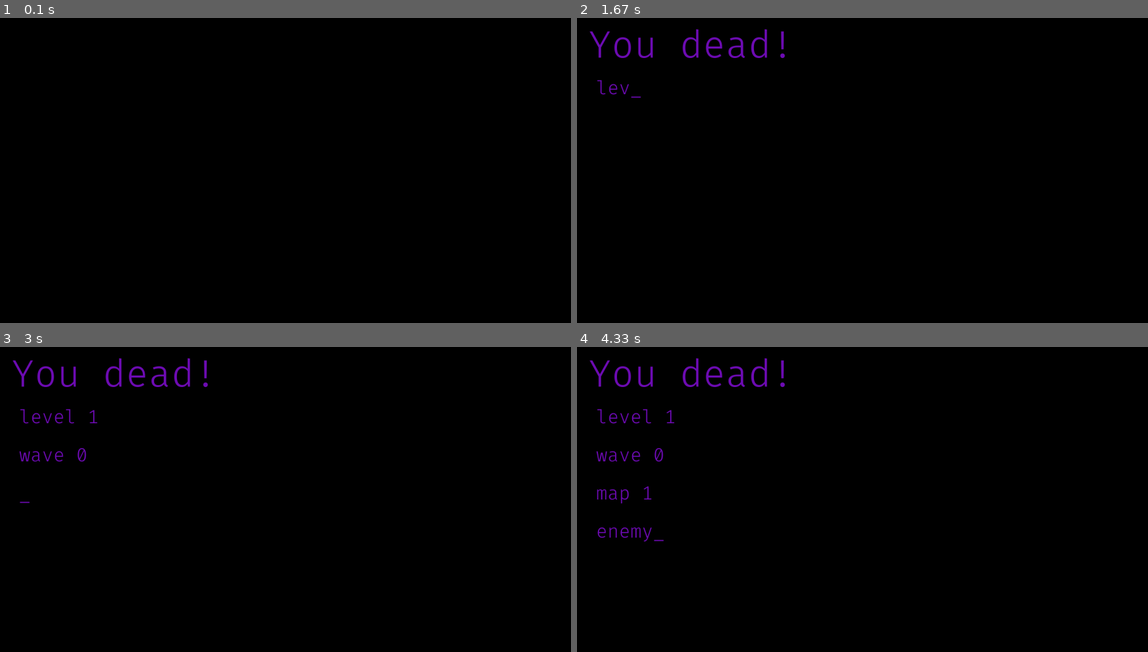
Above: before the commit, frames 1-4 (two rows, left to right).
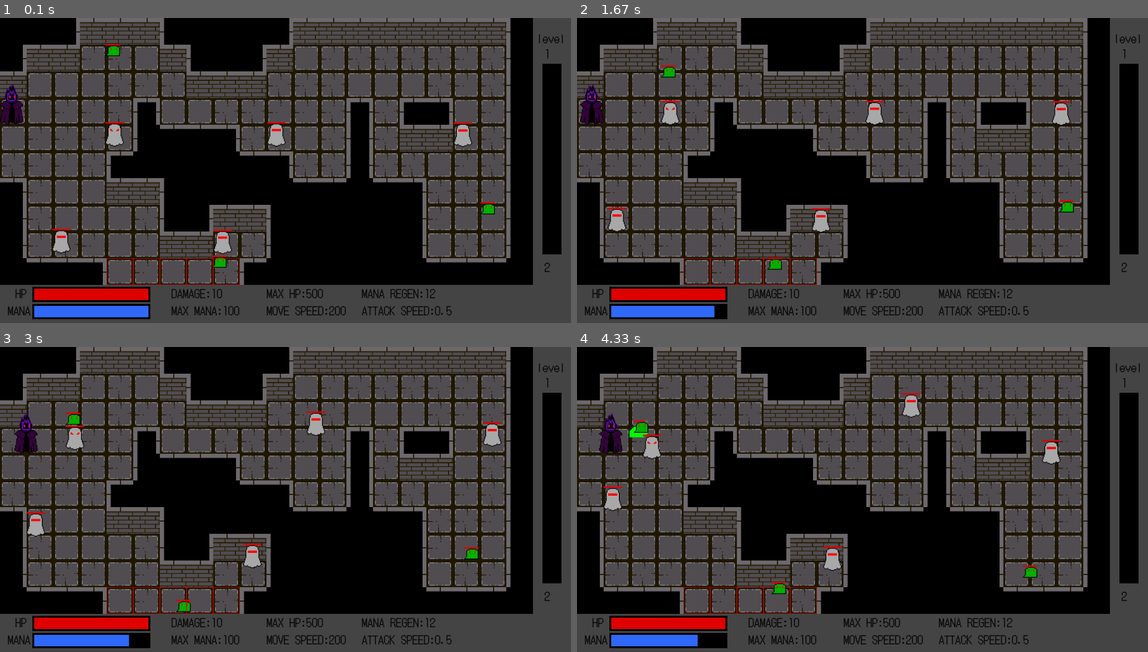
Above: after the commit, the same moments.

Repository: philogamer/pygame1
Game: pygame game, started from main.py
Two runs of this game, one before a commit and one after it. Both use one fixed random seed, a clock stepped at 60 frames per second and the inputs below.
Inputs:
- Up to frame 1 (0.1 s): no input
- Up to frame 2 (1.67 s): hold Right 0.33-0.8 s; hold Right 0.83-1.3 s; hold D 0.83-1.3 s; hold Left from 1.33 s (still down); hold A from 1.33 s (still down)
- Up to frame 3 (3 s): release Left at 1.87 s; release A at 1.87 s; hold Left 1.9-2.3 s; hold A 1.9-2.3 s; hold Right 2.33-2.97 s; hold D 2.33-2.97 s
- Up to frame 4 (4.33 s): hold Left 3-3.47 s; hold A 3-3.47 s; hold Right 3.5-3.97 s; hold D 3.5-3.97 s; hold Right from 4 s (still down); hold D from 4 s (still down)

The runs differ from the first frame. In frame 1, 68% of the frame differs, in the area x 0-100%, y 0-100%; in frame 2, 68%; in frame 3, 68%; in frame 4, 68%.

Commit message:
add slimepath
add new lists, a class and replace the function of slime shoot by slime make trap on its way

Diff:
--- a/dictionary.py
+++ b/dictionary.py
@@ -15,8 +15,8 @@
         False: lambda *a: fun.creepmove(*a,1)
     },
     False:{
-        True: lambda *a: fun.creepmoveandshoot(*a,-1),
-        False: lambda *a: fun.creepmoveandshoot(*a,-1)
+        True: lambda *a: (fun.creepmove(*a,-1),fun.creepshoot(*a)),
+        False: lambda *a: (fun.creepmove(*a,-1),fun.creepshoot(*a))
     }
 }
 enemytakedame_dic={
@@ -85,3 +85,16 @@
 testtoguide_dic={
     'test':lambda a: fun.testtoguide(a)
 }
+clearslimepath_dic={
+    'normal': lambda *a:fun.slimepathclear(*a)
+}
+slimemove_dic={
+    True:{
+        True: lambda *a: fun.creeprandom(*a,0),
+        False: lambda *a: fun.creepmove(*a,1)
+    },
+    False:{
+        True: lambda *a: (fun.creepmove(*a,-1),fun.slimepath(*a)),
+        False: lambda *a: (fun.creepmove(*a,-1),fun.slimepath(*a))
+    }
+}
--- a/function.py
+++ b/function.py
@@ -387,7 +387,7 @@
 
 def playerbehave(msto,csto,dt,keys):
     csto.creepspeed=50*(1+0.01*csto.wave)
-    csto.player.speed=csto.creepspeed-10+(csto.player.maxspeed-csto.creepspeed)*(csto.player.mana/csto.player.maxmana)
+    csto.player.speed=csto.creepspeed-10+(csto.player.maxspeed-csto.creepspeed)*(csto.player.mana/(csto.player.maxmana))
     csto.player.targetx=csto.player.x
     csto.player.targety=csto.player.y
     if keys[pygame.K_a]:
@@ -423,7 +423,7 @@
         csto.player.mana-=6
         msto.slashes.append(Slash(csto.player.x,csto.player.y-(107-70),'left',csto.player.dmg))
         csto.player.slashcooldown=1-csto.player.attackspeed
-        for creep in msto.creeps:
+        for creep in msto.creeps+msto.slimes:
             creep.takedame=True
         if csto.bosses:
             for boss in csto.bosses:
@@ -433,7 +433,7 @@
         csto.player.mana-=6
         msto.slashes.append(Slash(csto.player.x,csto.player.y-(107-70),'right',csto.player.dmg))
         csto.player.slashcooldown=1-csto.player.attackspeed
-        for creep in msto.creeps:
+        for creep in msto.creeps+msto.slimes:
             creep.takedame=True
         if csto.bosses:
             for boss in csto.bosses:
@@ -638,14 +638,13 @@
             creep.randomy=1 if csto.player.y-creep.y>=0 else -1
     creep.move(dt)
     creep.update()
-def creepshoot(creep,msto,csto,dt,chase):
+def slimepath(creep,msto,csto,dt):
+    msto.slimepaths.append(Slimepath(creep.x,creep.y))
+def creepshoot(creep,msto,csto,dt):
     creep.shoot+=dt
     if creep.shoot>=2.5:
         msto.bullets.append(Bullet(creep.x,creep.y,csto.player.x,csto.player.y,creep.dmg))
         creep.shoot=0
-def creepmoveandshoot(creep,msto,csto,dt,chase):
-    creepmove(creep,msto,csto,dt,chase)
-    creepshoot(creep,msto,csto,dt,chase)
 def creepspawn(msto,csto):
     csto.wave+=1
     if csto.wave%5==0:
@@ -655,15 +654,19 @@
         creepsquare=random.sample(msto.insidef,int(len(msto.insidef)/12*(1+0.5*msto.mapstay)))
         msto.mapstay+=1
         for i in creepsquare:
-            msto.creeps.append(Creep(i,random.choice(['slime','normal']),csto.wave))
+            if i%2==0:
+                msto.creeps.append(Creep(i,'normal',csto.wave))
+            else:
+                msto.slimes.append(Creep(i,'slime',csto.wave))
         msto.creeps.append(Creep(random.choice(msto.insidef),'elite',csto.wave))
 def creepgetdame(msto,csto):
-    for creep in msto.creeps:
+    for creep in msto.creeps + msto.slimes:
         if creep.rect.colliderect(msto.slashes[0].rect) and creep.takedame:
             creep.hp-=msto.slashes[0].dmg
             creep.takedame=False
         if creep.hp<=0:
-            msto.creeps.remove(creep)
+            if creep in msto.creeps: msto.creeps.remove(creep)
+            if creep in msto.slimes: msto.slimes.remove(creep)
             csto.enemykilled+=1
             if creep.type=='normal':
                 csto.player.exp+=12*(1+0.02*csto.wave)
@@ -673,6 +676,12 @@
                 csto.player.exp+=30*(1+0.02*csto.wave)
             if len(msto.creeps)==0:
                 csto.player.exp+=30*(1+0.02*csto.wave)
+
+def slimepathclear(msto,dt):
+    for block in msto.slimepaths:
+        block.duration+=dt
+        if block.duration>=4.5:
+            msto.slimepaths.remove(block)
 
 def bossgetdame(msto,csto):
     if csto.bosses:
@@ -796,7 +805,6 @@
 def replay(csto,keys,msto,lstat,dt):
     if keys[pygame.K_r] and csto.changeline>7:
         csto=Conststore()
-        csto.rendermap=True
         csto.stage='guide'
     return csto
 def skip(csto,keys,msto,lstat,dt):
@@ -815,7 +823,11 @@
         i.draw(screen)
     for i in msto.obstacle:
         i.draw(screen)
+    for i in msto.slimepaths:
+        i.draw(screen)
     for i in msto.creeps:
+        i.draw(screen)
+    for i in msto.slimes:
         i.draw(screen)
     write('HP',font,(0,0,0),40,699)
     write('MANA',font,(0,0,0),20,744)
@@ -842,7 +854,6 @@
         i.draw(screen)
     for i in msto.smallbullets:
         i.draw(screen)
-
     for i in msto.slashes:
         i.draw(screen)
     for i in csto.pluses:
--- a/information.py
+++ b/information.py
@@ -269,6 +269,20 @@
     def update(self):
         self.rect=pygame.Rect(self.x,self.y,20,20)
         self.wallrect=pygame.Rect(self.x,self.y-18,20,20+18)
+class Slimepath:
+    def __init__(self,x,y):
+        self.x=x
+        self.y=y
+        self.h=14*2
+        self.w=19*2
+        self.img='assets/slimepath.png'
+        self.img=pygame.image.load(self.img).convert_alpha()
+        self.img=pygame.transform.scale(self.img,(self.w,self.h))
+        self.rect=pygame.Rect(self.x,self.y,self.w,self.h)
+        self.duration=0
+    def draw(self,screen):
+        screen.blit(self.img,(self.x,self.y))
+
 class Slash:
     def __init__(self,x,y,direction,dmg):
         self.y=y
@@ -382,7 +396,7 @@
         self.creepspeed=50
         self.bosscount=0
         self.mapcount=0
-        self.stage='end'
+        self.stage='normal'
         self.player=Player()
         self.bosses=[]
         self.pluses=[]
@@ -414,8 +428,10 @@
         self.insidef=[]
         self.wall=[]
         self.creeps=[]
+        self.slimes=[]
         self.bullets=[]
         self.smallbullets=[]
+        self.slimepaths=[]
         self.slashes=[]
         self.mapstay=0
         self.bossattacks=[]
--- a/main.py
+++ b/main.py
@@ -62,6 +62,9 @@
         for creep in msto.creeps:
             dic.creepmove_dic.get(math.hypot(csto.player.x-creep.x,csto.player.y-creep.y)>creep.range
             ).get(math.hypot(csto.player.x-creep.x,csto.player.y-creep.y)>creep.view or creep.notry)(creep,msto,csto,dt)
+        for creep in msto.slimes:
+            dic.slimemove_dic.get(math.hypot(csto.player.x-creep.x,csto.player.y-creep.y)>creep.range
+            ).get(math.hypot(csto.player.x-creep.x,csto.player.y-creep.y)>creep.view or creep.notry)(creep,msto,csto,dt)
     dic.enemytakedame_dic.get(csto.stage,dic.enemytakedame_dic['none']).get(len(msto.slashes),lambda *b: None)(msto,csto)
     dic.changemap_dic.get(csto.stage,lambda *b: None)(msto,csto)
     if csto.stage=='boss':
Binary file added: assets/slimepath.png
Binary file added: assets/slimetrap.png
